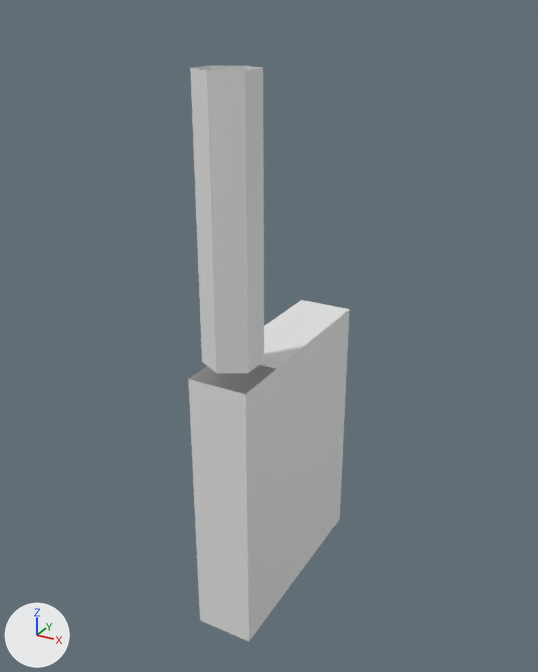
Two versions of the Blender file 20.05.2025_Hand.blend, one commit apart.
Before and after are seen from a 50 mm camera at (2.84, -5.31, 3.68) aimed at (-0.07, -0.03, 1.04). The axes (+X, +Y, +Z) are drawn at lower left. The lights are the same throughout.

The first picture shows 'Hand'.
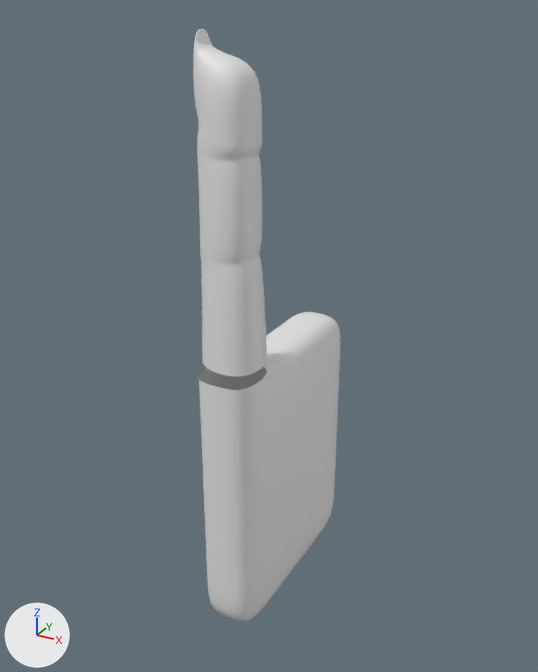
Changed parts and their boxes [x1, y1, x2, y2] in the pictures (538 x 672 px):
'Hand', reshaped, modifiers changed (9% narrower)
    before: [188, 66, 350, 641]
    after: [193, 29, 340, 622]
part 1 of me_mesh_hand, built on
    before: [190, 66, 264, 373]
    after: [193, 29, 267, 376]

The change, as a list of edits to the scene's bpy script:
```text
Change me_mesh_hand:
    used by ob_hand; location = (0.0, 0.0, 0.0)
    remove me_mesh_hand.from_pydata(...)  # 126 vertices, 116 faces; spans x -0.26..0.26, y -1.0..1.0, z -1.5..3.32
    add me_mesh_hand.from_pydata(...)  # 171 vertices, 162 faces; spans x -0.26..0.27, y -1.02..1.0, z -1.5..3.56
    me_mesh_hand part 1
    6 vertices are removed from x -0.21..0.21, y -0.99..-0.5, z 3.32
    18 faces are deleted
    3 vertices in x 0.21, y -0.62, z 1.94..2.78 move by (0.0, 0.05, 0.0)
    3 vertices in x 0.21, y -0.87, z 1.94..2.78 move by (0.0, -0.07, 0.0)
    24 vertices move from x -0.21..0.21, y -0.99..-0.5, z 1.11..2.73 to x -0.24..0.24, y -1.02..-0.47, z 1.11..2.73
    51 vertices are added at x -0.24..0.27, y -1.0..-0.49, z 1.11..3.56
    64 new faces join them
Change ob_hand:
    add _m = ob_hand.modifiers.new('Подразделение', 'SUBSURF')
```
